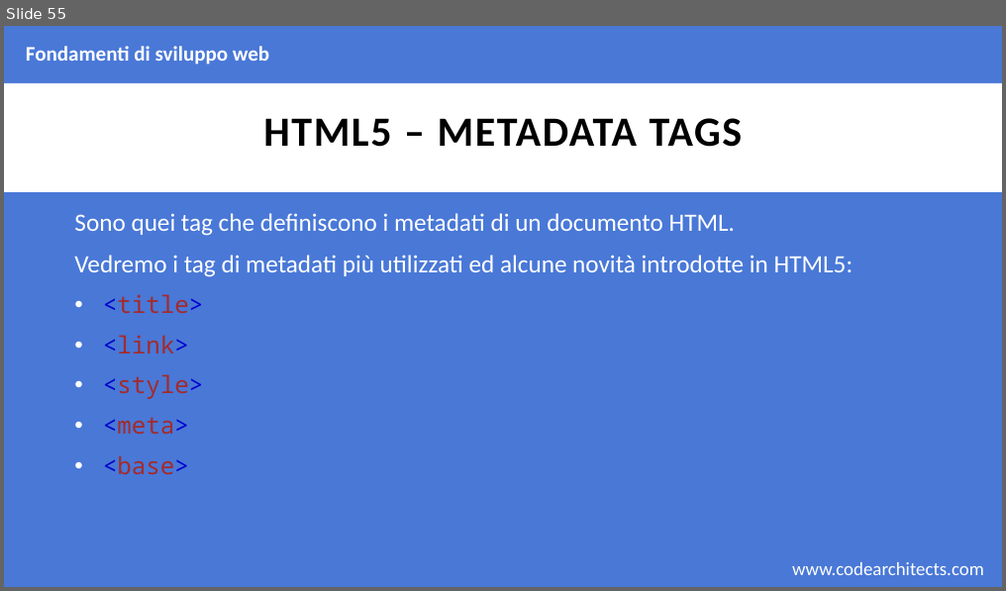
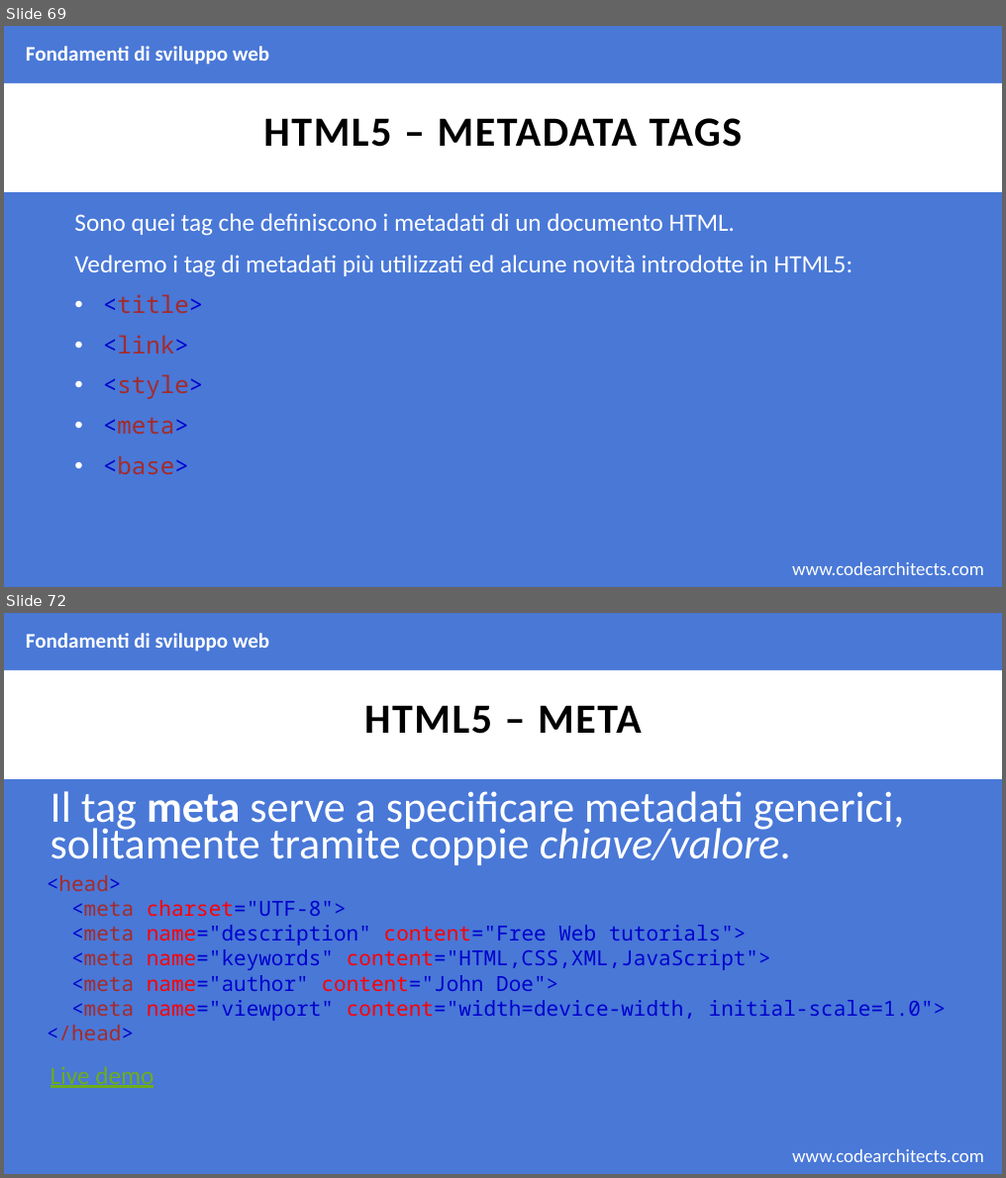
Before and after one commit to CodeArchitectsTraining/fondamenti-sviluppo-web-29052018, a slide deck: slides/html.pptx. Shown one above the other, each under a label of ours: slide 55 before the commit, slides 69 and 72 after it; the slides between them are not shown. The pictures are 1006x591 and 1006x1178 pixels, drawn with LibreOffice and Linux fonts; fonts in the diff are those of the drawing; background and template pictures are left out. Boxes give left, top, right and bottom in pixels: in the first picture for what was removed or moved away, otherwise in the second. Text is boxed around its words. In the diff, an @@ line names an element or a change of style, - is before the commit and + after.

Commit message:
completed html, needs revision

```diff
--- a/slides/html.pptx
+++ b/slides/html.pptx
@@ slide 72 added at (x1=4, y1=613, x2=1002, y2=1174), background #4978D7; not listed: 2 template elements that a slide beside it also shows @@
@@ text added at (x1=26, y1=633, x2=269, y2=652), 20 pt, text #FFFFFF, bold @@
+Fondamenti di sviluppo web
@@ title added at (x1=364, y1=705, x2=642, y2=734), 40 pt, text #000000, bold @@
+HTML5 – META
@@ text added at (x1=51, y1=791, x2=905, y2=865), 42 pt, text #FFFFFF @@
+Il tag meta serve a specificare metadati generici, solitamente tramite coppie chiave/valore.
@@ text added at (x1=47, y1=875, x2=946, y2=1041), 20 pt, text #0000CD @@
+<head>
+<meta charset="UTF-8">
+<meta name="description" content="Free Web tutorials">
+<meta name="keywords" content="HTML,CSS,XML,JavaScript">
+<meta name="author" content="John Doe">
+<meta name="viewport" content="width=device-width, initial-scale=1.0">
+</head>
@@ text added at (x1=51, y1=1066, x2=153, y2=1088), 24 pt, text #6EAC1C, underline @@
+Live demo
@@ what was slide 55 is now slide 69 @@
```
Also in this commit, not shown: 1 slide changed, 18 other slides added, 1 other file.
